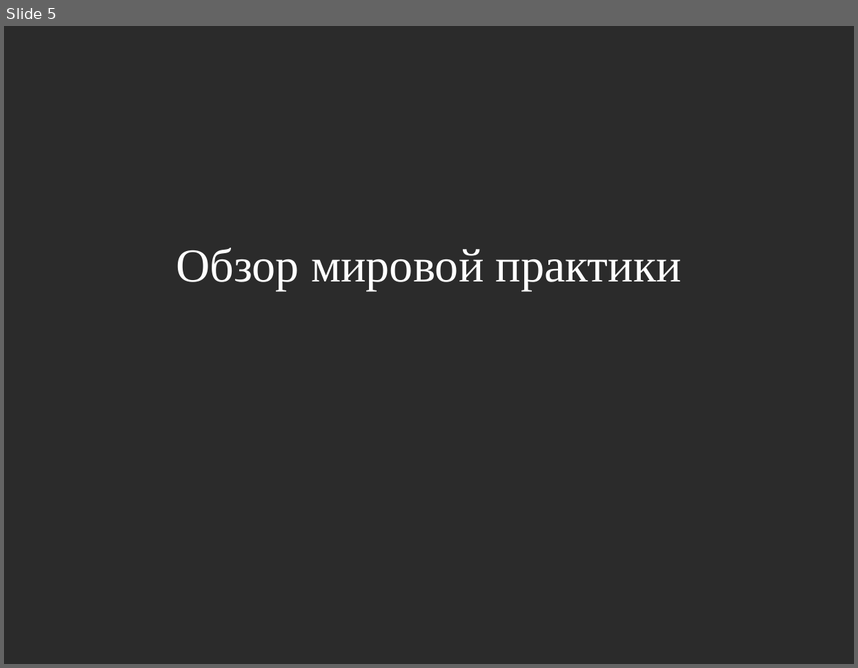
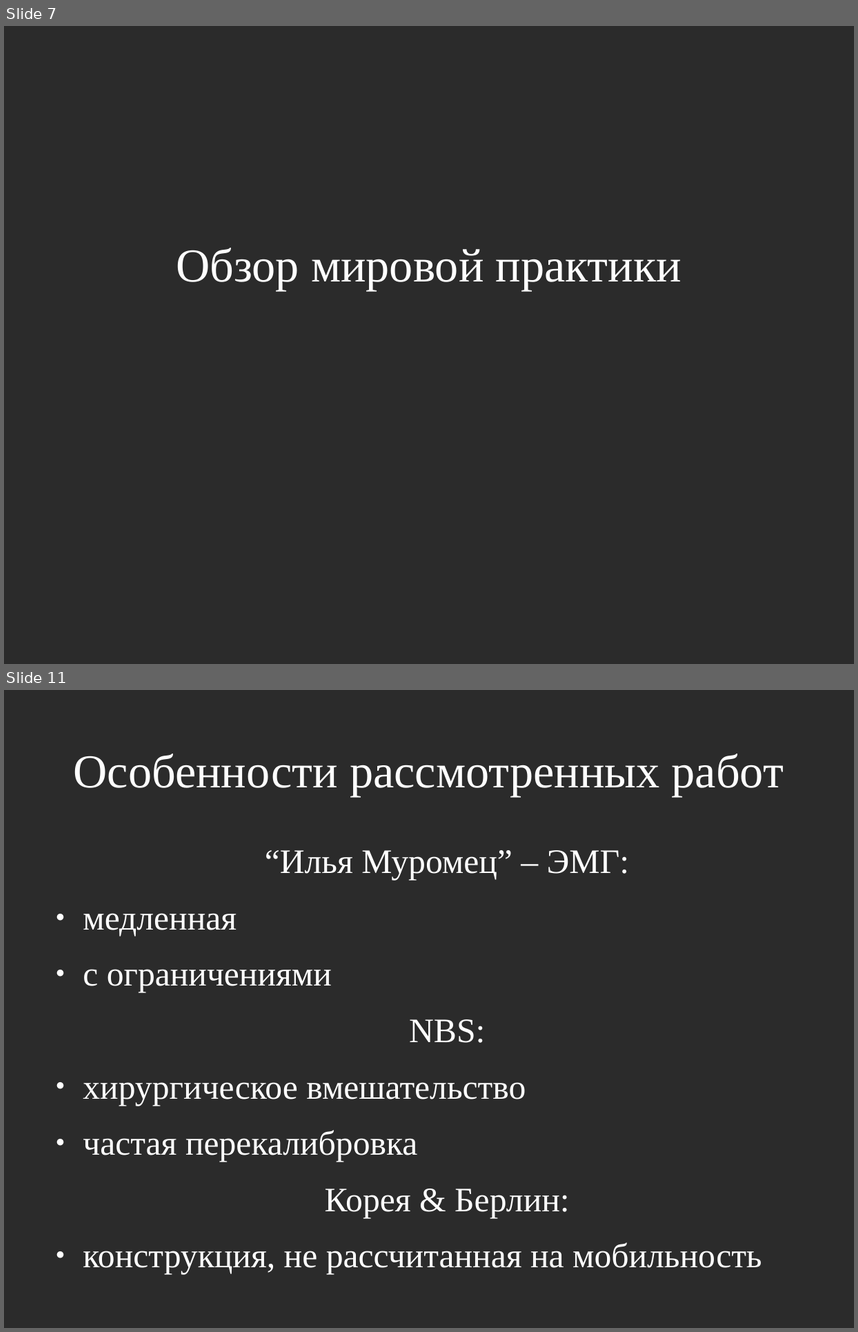
Before and after one commit to jbenua/Biomeh-BCI, a slide deck: pred.odp. Shown one above the other, each under a label of ours: slide 5 before the commit, slides 7 and 11 after it; the slides between them are not shown. The pictures are 858x668 and 858x1332 pixels, drawn with LibreOffice and Linux fonts; fonts in the diff are those of the drawing; background and template pictures are left out; a plain dark background stands for a picture behind light text. Boxes give left, top, right and bottom in pixels: in the first picture for what was removed or moved away, otherwise in the second. Text is boxed around its words. In the diff, an @@ line names an element or a change of style, - is before the commit and + after.

```diff
--- a/pred.odp
+++ b/pred.odp
@@ slide 11 added at [4, 690, 854, 1328], background picture (left out) @@
@@ title added at [74, 753, 784, 796], 44 pt, text #FFFFFF @@
+Особенности рассмотренных работ
@@ text added at [83, 850, 762, 1274], 32 pt, text #FFFFFF @@
+“Илья Муромец” – ЭМГ:
+● медленная
+● с ограничениями
+NBS:
+● хирургическое вмешательство
+● частая перекалибровка
+Корея & Берлин:
+● конструкция, не рассчитанная на мобильность
@@ what was slide 5 is now slide 7 @@
```
Also in this commit, not shown: 9 slides changed, 16 other slides added, 3 slides removed, 14 other files.
